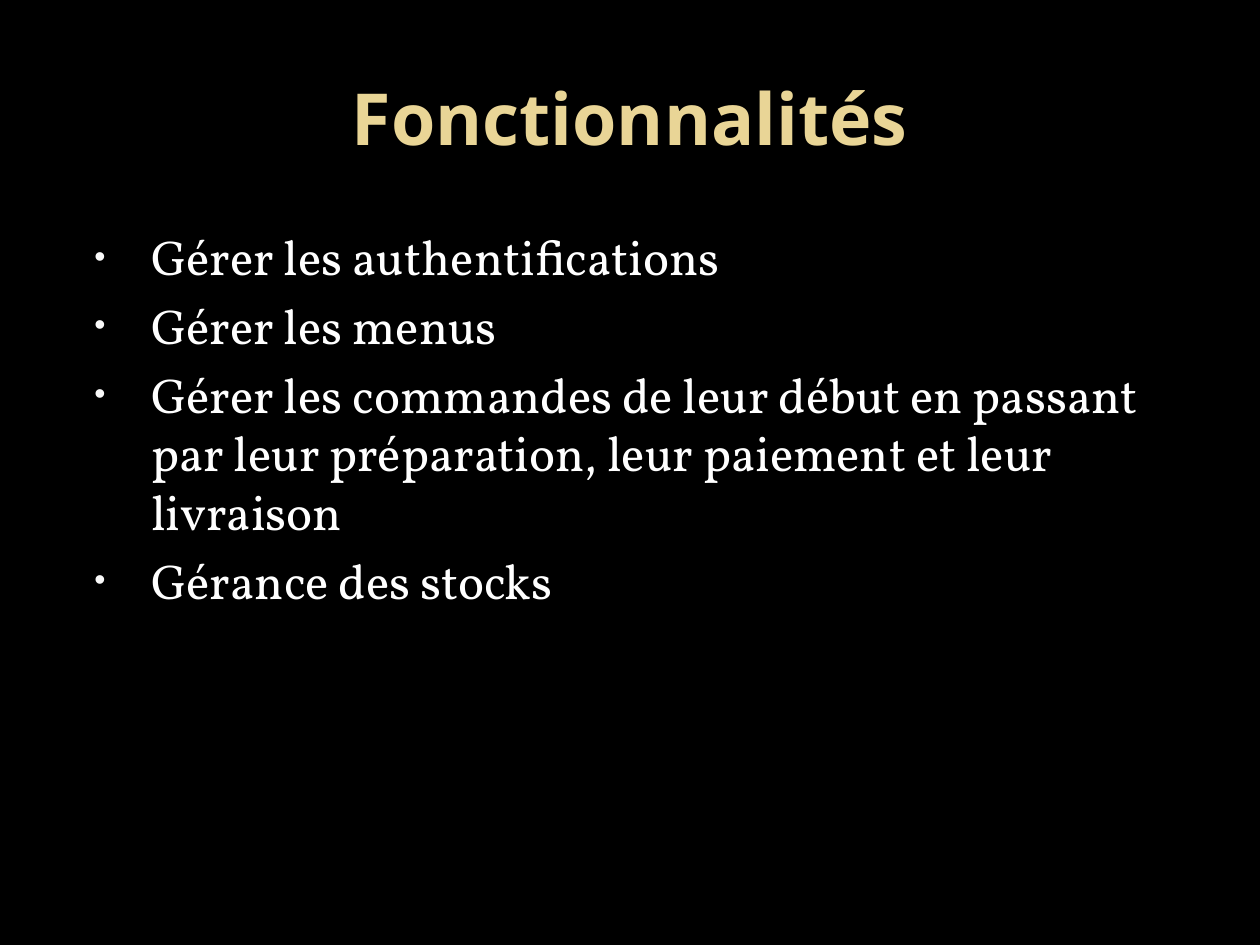
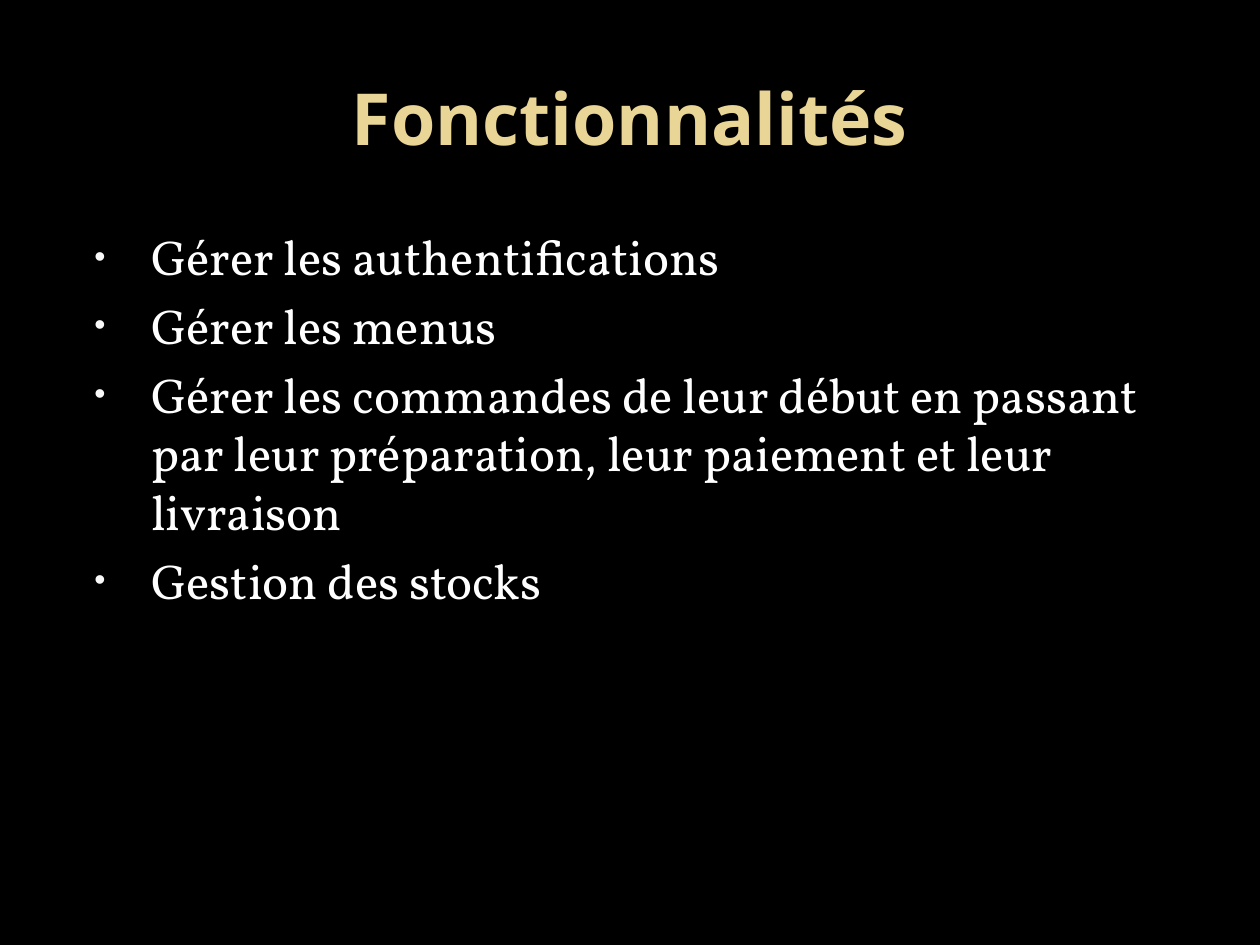
Before and after one commit to yannhamdi/projet4, a slide deck: slide 8 of Technique.pptx. Drawn at 1260x945 pixels with LibreOffice and Linux fonts; fonts in the diff are those of the drawing; background and template pictures are left out. Boxes give left, top, right and bottom in pixels: in the first picture for what was removed or moved away, otherwise in the second. Text is boxed around its words. In the diff, an @@ line names an element or a change of style, - is before the commit and + after.

```diff
--- a/Technique.pptx
+++ b/Technique.pptx
@@ text at (151, 564, 541, 600): text changed @@
-• Gérance des stocks
+• Gestion des stocks
```
Also in this commit, not shown: 4 other slides changed.
